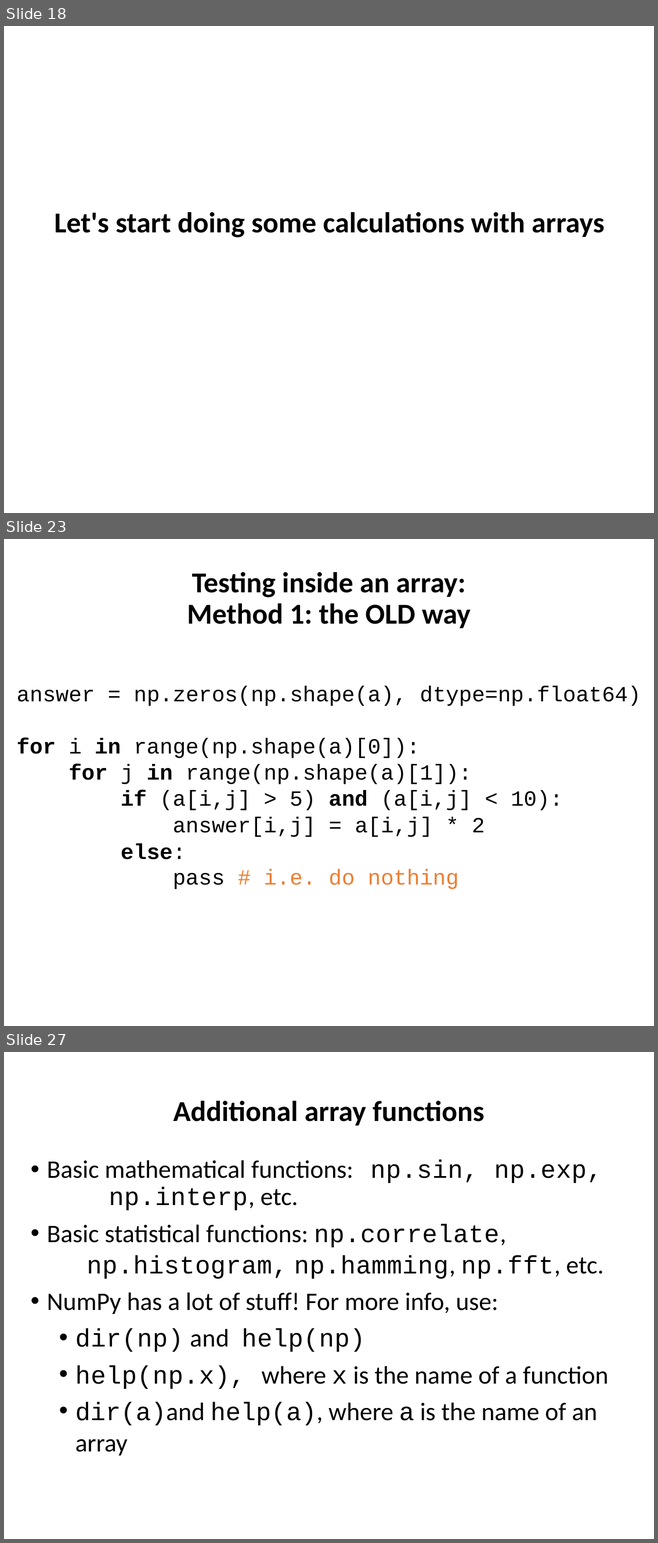
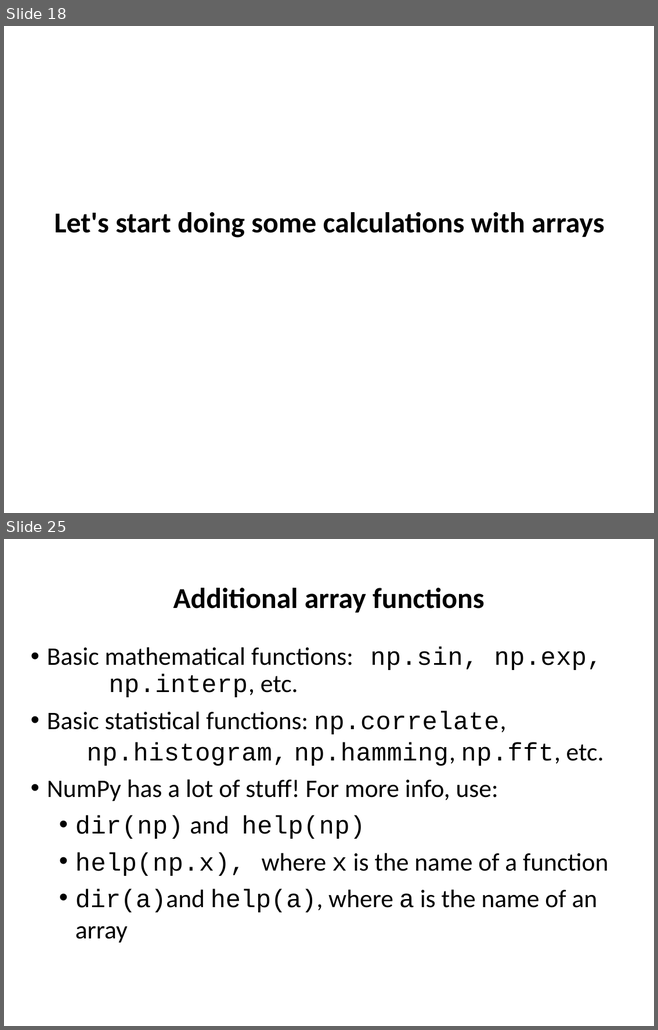
Before and after one commit to ncasuk/ncas-isc, a slide deck: python/presentations/handling_arrays/numpy.pptx. Shown one above the other, each under a label of ours: slides 18, 23 and 27 before the commit, slides 18 and 25 after it; the slides between them are not shown. The pictures are 658x1543 and 658x1030 pixels, drawn with LibreOffice and Linux fonts; fonts in the diff are those of the drawing; background and template pictures are left out. Boxes give left, top, right and bottom in pixels: in the first picture for what was removed or moved away, otherwise in the second. Text is boxed around its words. In the diff, an @@ line names an element or a change of style, - is before the commit and + after.

Commit message:
Edited numpy presentation to remove examples of what noot to do and improve the language on the conditional testing slides to make it more comprehensible.

```diff
--- a/python/presentations/handling_arrays/numpy.pptx
+++ b/python/presentations/handling_arrays/numpy.pptx
@@ slide 23 removed at [4, 539, 654, 1026], background picture (left out) @@
@@ title removed at [187, 572, 470, 628] @@
-Testing inside an array:
-Method 1: the OLD way
@@ text removed at [17, 686, 641, 889] @@
-answer = np.zeros(np.shape(a), dtype=np.float64)
-for i in range(np.shape(a)[0]):
-for j in range(np.shape(a)[1]):
-if (a[i,j] > 5) and (a[i,j] < 10):
-answer[i,j] = a[i,j] * 2
-else:
-pass # i.e. do nothing
@@ what was slide 27 is now slide 25 @@
```
Also in this commit, not shown: 6 slides changed, 1 other slide removed, 1 other file.
